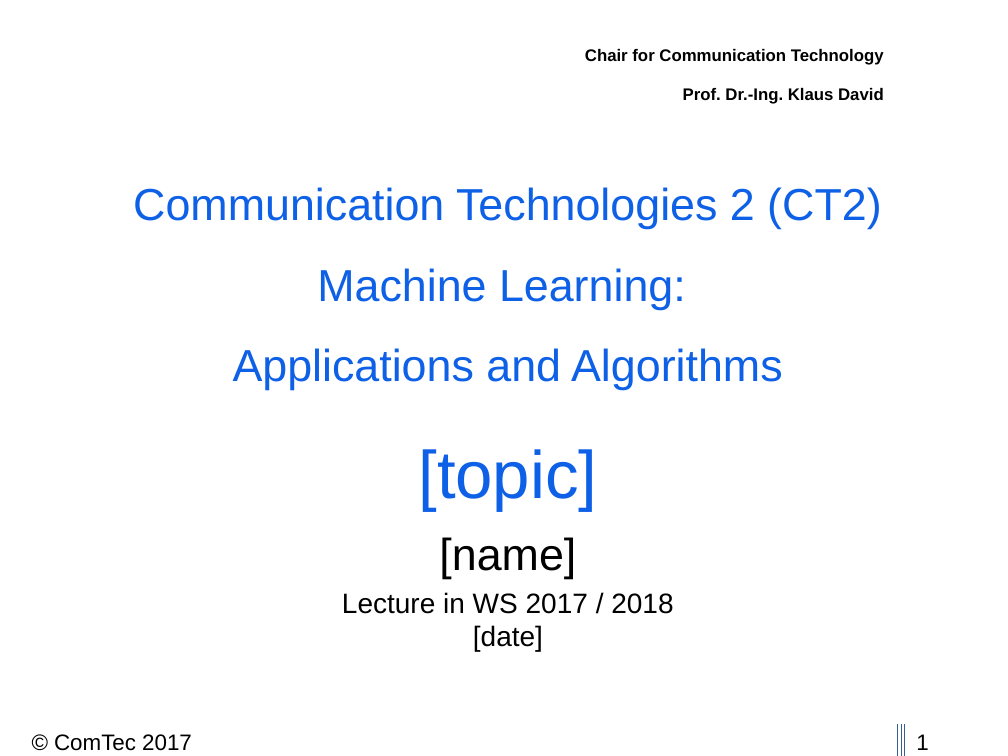
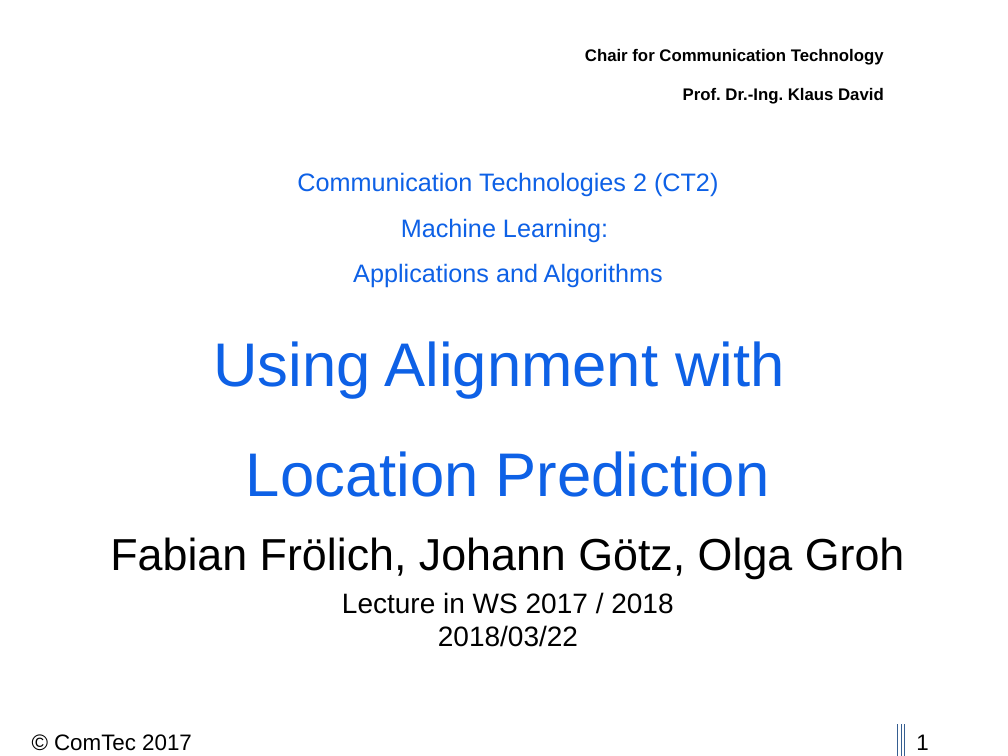
Before and after one commit to thedrayman/ct2-alignment, a slide deck: slide 1 of Presentation/CT2_2017_Alignment.pptx. Drawn at 1008x756 pixels with LibreOffice and Linux fonts; fonts in the diff are those of the drawing; background and template pictures are left out. Boxes give left, top, right and bottom in pixels: in the first picture for what was removed or moved away, otherwise in the second. Text is boxed around its words. In the diff, an @@ line names an element or a change of style, - is before the commit and + after.

```diff
--- a/Presentation/CT2_2017_Alignment.pptx
+++ b/Presentation/CT2_2017_Alignment.pptx
@@ title at (213,172,784,497): text changed; size 32 to 18 pt @@
-Communication Technologies 2 (CT2)
-Machine Learning:
-Applications and Algorithms
-[topic]
+Communication Technologies 2 (CT2)
+Machine Learning:
+Applications and Algorithms
+Using Alignment with
+Location Prediction
@@ subtitle at (110,537,905,647): text changed; size 20 to 32 pt @@
-[name]
-Lecture in WS 2017 / 2018
-[date]
+Fabian Frölich, Johann Götz, Olga Groh
+Lecture in WS 2017 / 2018
+2018/03/22
```
Also in this commit, not shown: 12 slides added, 1 slide removed, 11 other files.
